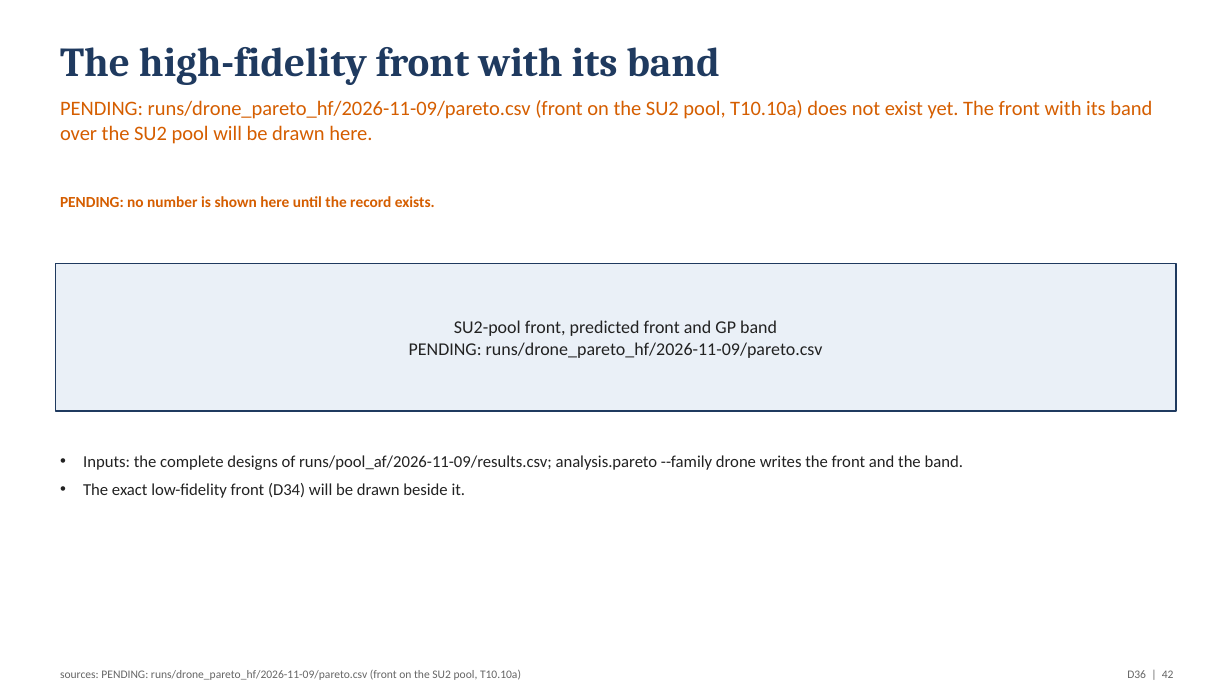
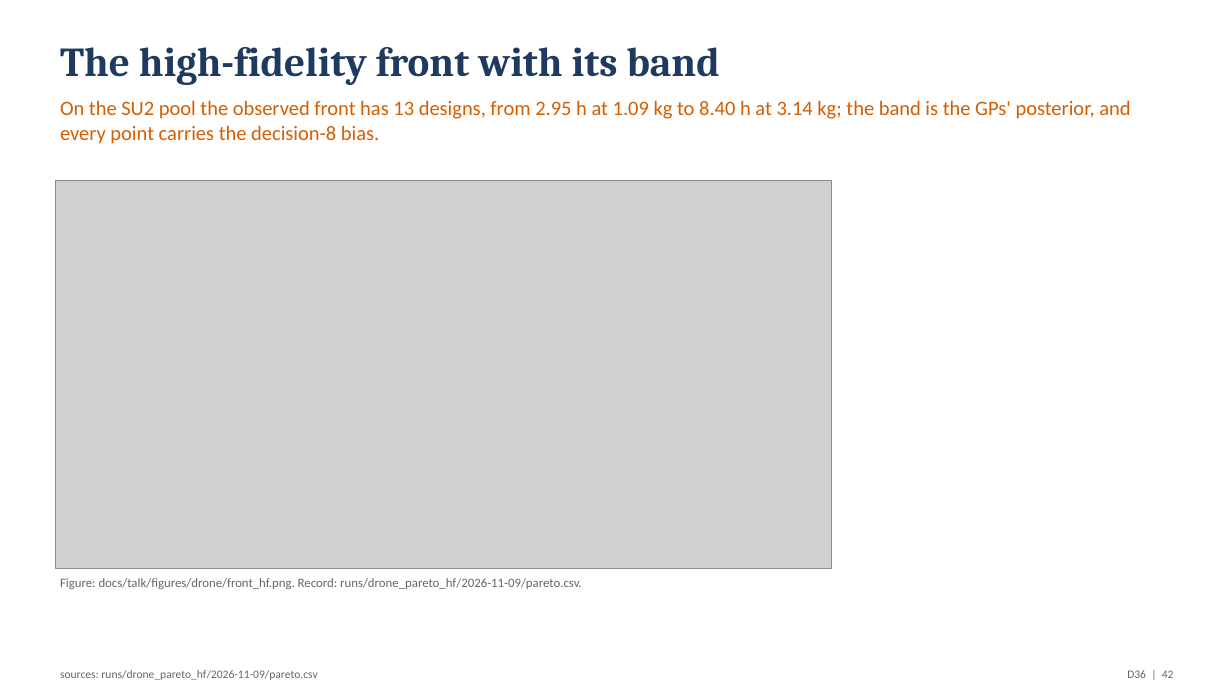
Before and after one commit to emarinhoss/ai-engineering, a slide deck: slide 42 of docs/talk/deck_drone.pptx. Drawn at 1232x693 pixels with LibreOffice and Linux fonts; fonts in the diff are those of the drawing; grey boxes stand for pictures. Boxes give left, top, right and bottom in pixels: in the first picture for what was removed or moved away, otherwise in the second. Text is boxed around its words. In the diff, an @@ line names an element or a change of style, - is before the commit and + after.

```diff
--- a/docs/talk/deck_drone.pptx
+++ b/docs/talk/deck_drone.pptx
@@ text at bbox=[60, 100, 1130, 144]: text changed @@
-PENDING: runs/drone_pareto_hf/2026-11-09/pareto.csv (front on the SU2 pool, T10.10a) does not exist yet. The front with its band over the SU2 pool will be drawn here.
+On the SU2 pool the observed front has 13 designs, from 2.95 h at 1.09 kg to 8.40 h at 3.14 kg; the band is the GPs' posterior, and every point carries the decision-8 bias.
@@ picture added at bbox=[55, 180, 832, 568] @@
@@ text removed at bbox=[60, 196, 435, 207] @@
-PENDING: no number is shown here until the record exists.
@@ text removed at bbox=[83, 455, 963, 498] @@
-• Inputs: the complete designs of runs/pool_af/2026-11-09/results.csv; analysis.pareto --family drone writes the front and the band.
-• The exact low-fidelity front (D34) will be drawn beside it.
@@ text "Figure: docs/talk/figures/drone/front_hf.png. Record: runs/d ...": place and size @@
-text "Figure: docs/talk/figures/drone/front_hf.png. Record: runs/d ..." at bbox=[55, 263, 1177, 411]
+text "Figure: docs/talk/figures/drone/front_hf.png. Record: runs/d ..." at bbox=[60, 578, 582, 589]
@@ text "Figure: docs/talk/figures/drone/front_hf.png. Record: runs/d ..." at bbox=[60, 578, 582, 589]: vertical alignment middle to top; fill #EAF0F7 to none; outline #1F3A5F 1.25 pt to none @@
@@ text at bbox=[60, 578, 582, 589]: text changed; size 14 to 10 pt; text colour #222222 to #666666 @@
-SU2-pool front, predicted front and GP band
-PENDING: runs/drone_pareto_hf/2026-11-09/pareto.csv
+Figure: docs/talk/figures/drone/front_hf.png. Record: runs/drone_pareto_hf/2026-11-09/pareto.csv.
@@ text at bbox=[60, 670, 317, 680]: text changed @@
-sources: PENDING: runs/drone_pareto_hf/2026-11-09/pareto.csv (front on the SU2 pool, T10.10a)
+sources: runs/drone_pareto_hf/2026-11-09/pareto.csv
```
Also in this commit, not shown: 6 other slides changed, 1 slide added, 1 slide removed, 50 other files.
